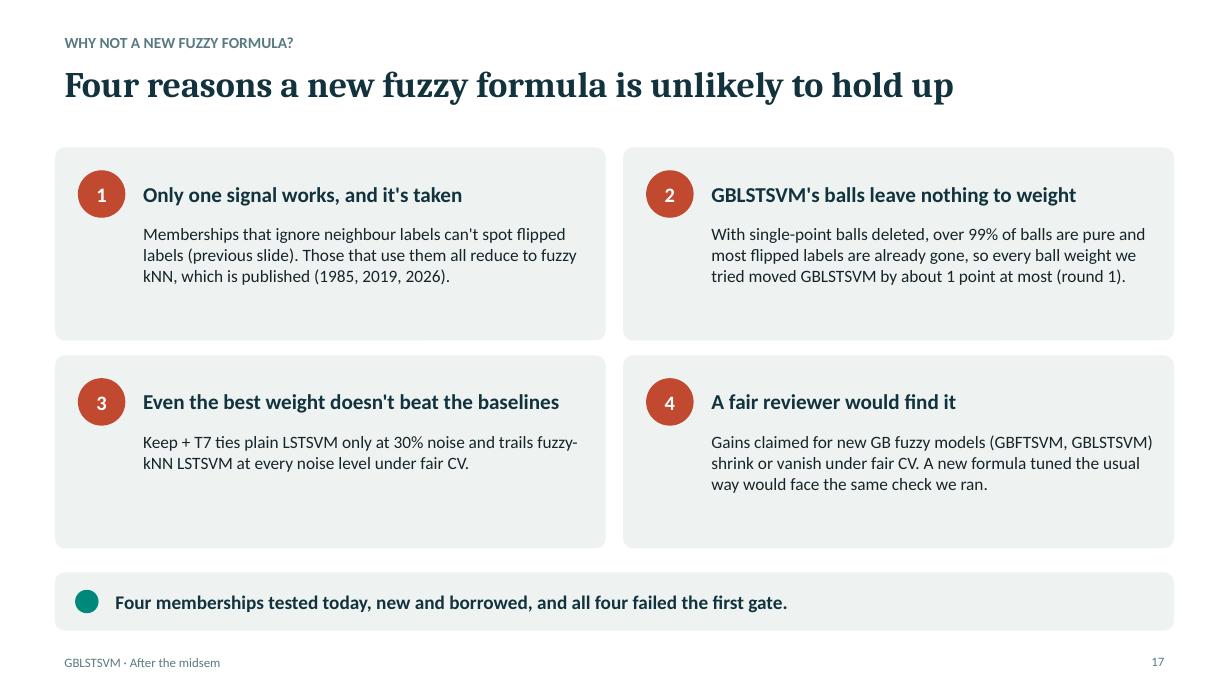
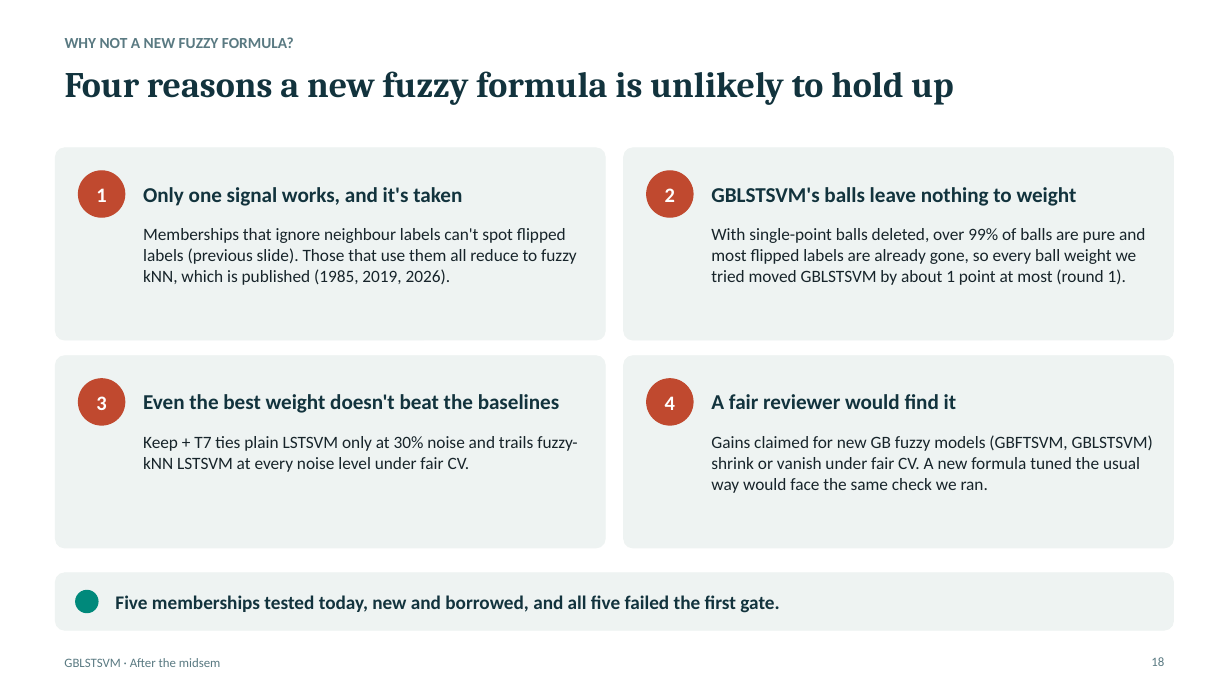
Before and after one commit to Jayagna/GBLSTSVM, a slide deck: slide 18 of reports/post_midsem/post_midsem.pptx (slide 17 before the commit). Drawn at 1232x693 pixels with LibreOffice and Linux fonts; fonts in the diff are those of the drawing. Boxes give left, top, right and bottom in pixels: in the first picture for what was removed or moved away, otherwise in the second. Text is boxed around its words. In the diff, an @@ line names an element or a change of style, - is before the commit and + after.

```diff
--- a/reports/post_midsem/post_midsem.pptx
+++ b/reports/post_midsem/post_midsem.pptx
@@ text at <box>115,595,779,613</box>: text changed @@
-Four memberships tested today, new and borrowed, and all four failed the first gate.
+Five memberships tested today, new and borrowed, and all five failed the first gate.
@@ page number at <box>1151,657,1164,666</box>: text changed @@
-17
+18
```
Also in this commit, not shown: 5 other slides changed, 1 slide added, 6 other files.
